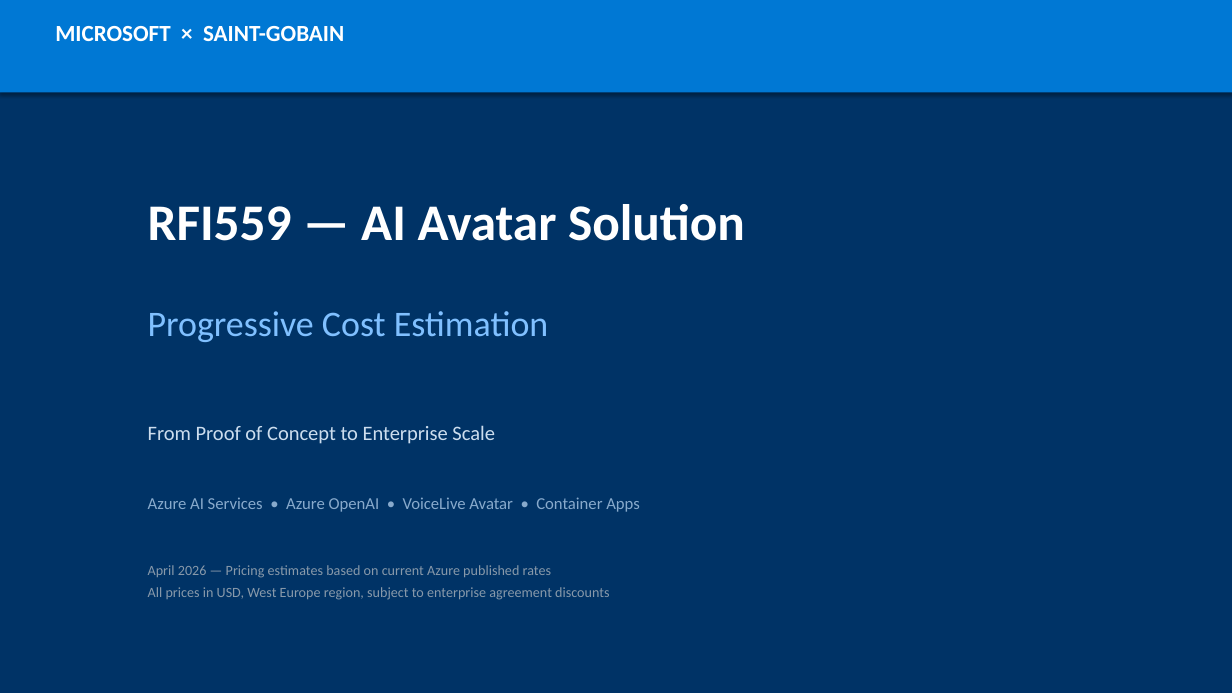
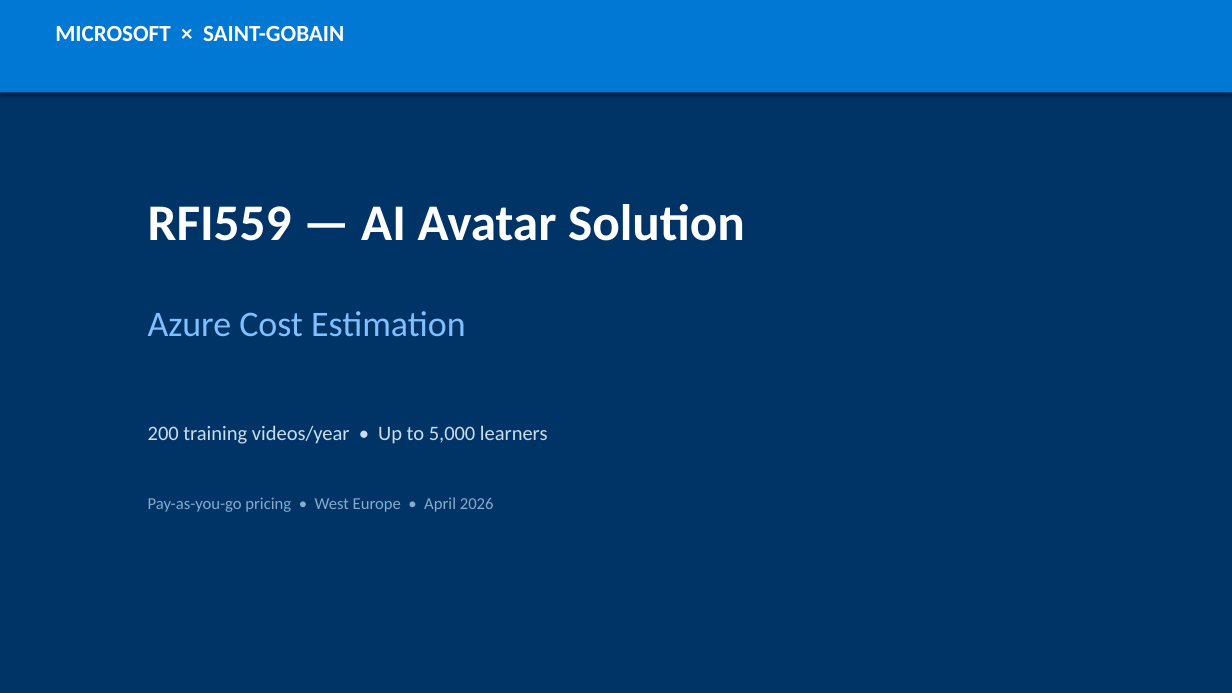
Before and after one commit to ozgurkarahan/ai-avatar-presenter, a slide deck: slide 1 of docs/RFI559-Cost-Estimation.pptx. Drawn at 1232x693 pixels with LibreOffice and Linux fonts; fonts in the diff are those of the drawing. Boxes give left, top, right and bottom in pixels: in the first picture for what was removed or moved away, otherwise in the second. Text is boxed around its words. In the diff, an @@ line names an element or a change of style, - is before the commit and + after.

```diff
--- a/docs/RFI559-Cost-Estimation.pptx
+++ b/docs/RFI559-Cost-Estimation.pptx
@@ text at (148,311,466,336): text changed @@
-Progressive Cost Estimation
+Azure Cost Estimation
@@ text at (148,425,548,512): text changed; size 11 to 13 pt; text colour #8899AA to #88AACC @@
-From Proof of Concept to Enterprise Scale
-Azure AI Services • Azure OpenAI • VoiceLive Avatar • Container Apps
-April 2026 — Pricing estimates based on current Azure published rates
-All prices in USD, West Europe region, subject to enterprise agreement discounts
+200 training videos/year • Up to 5,000 learners
+Pay-as-you-go pricing • West Europe • April 2026
```
Also in this commit, not shown: 3 other slides changed, 1 slide added, 8 slides removed, 2 other files.
